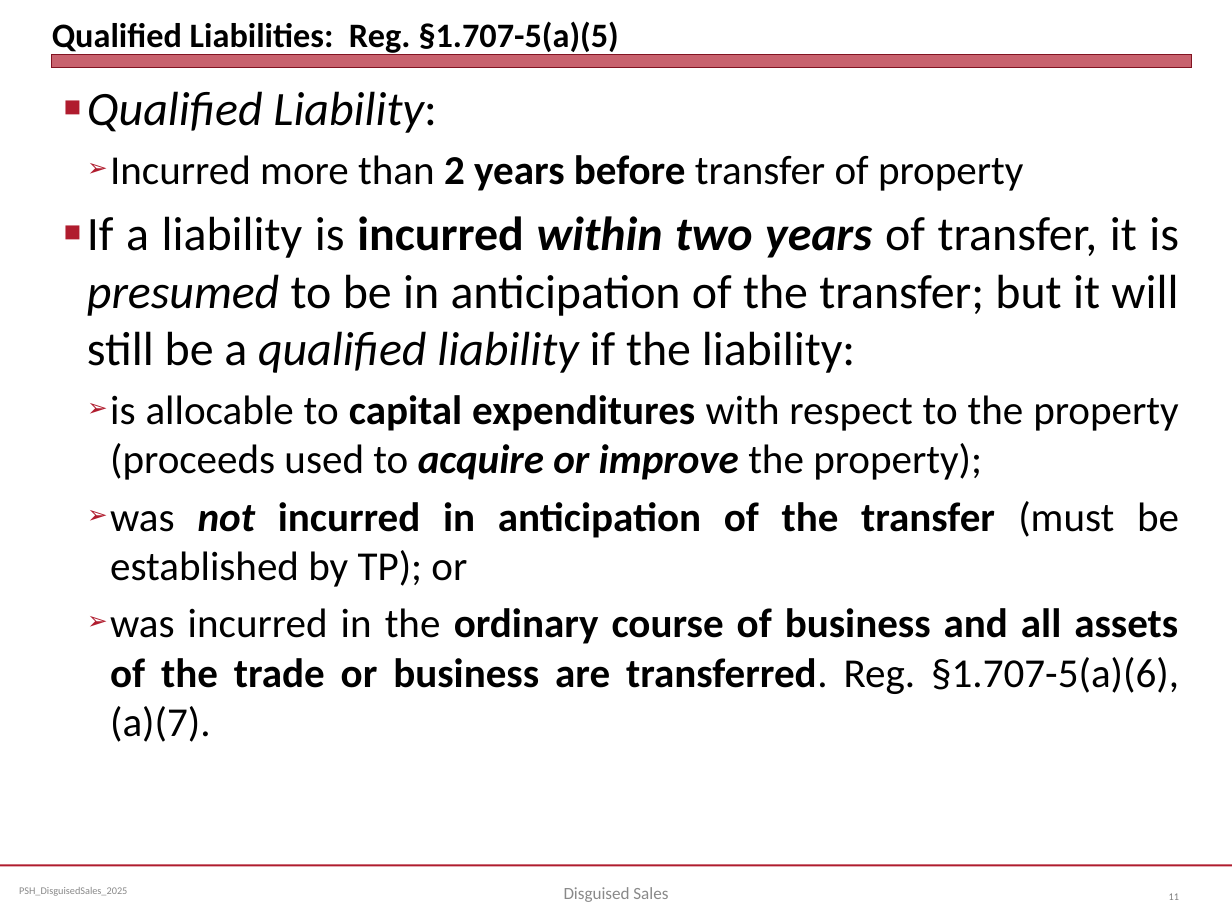
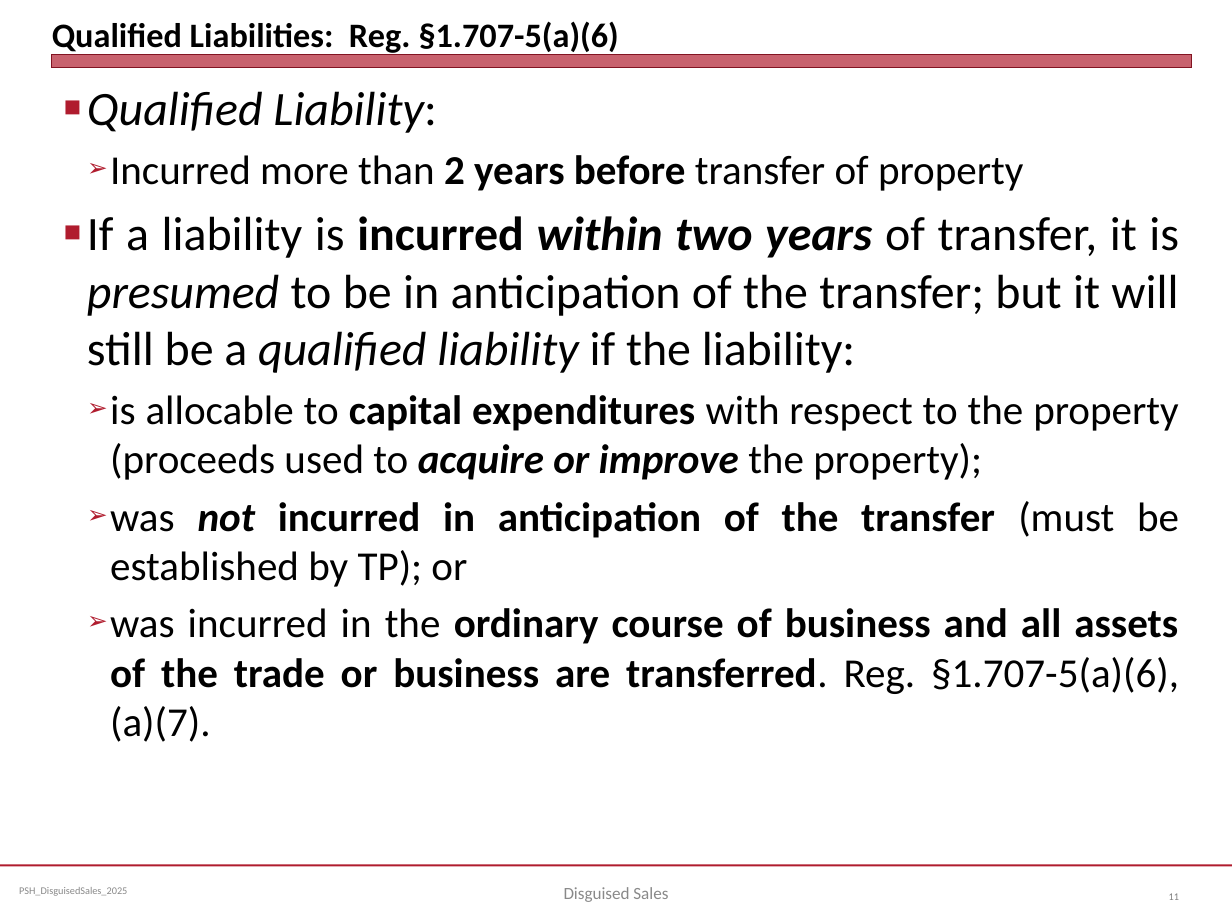
Before and after one commit to jmc877/Partnership-Tax, a slide deck: slide 11 of slides/PSH_DisguisedSales_2025.pptx. Drawn at 1232x924 pixels with LibreOffice and Linux fonts; fonts in the diff are those of the drawing. Boxes give left, top, right and bottom in pixels: in the first picture for what was removed or moved away, otherwise in the second. Text is boxed around its words. In the diff, an @@ line names an element or a change of style, - is before the commit and + after.

```diff
--- a/slides/PSH_DisguisedSales_2025.pptx
+++ b/slides/PSH_DisguisedSales_2025.pptx
@@ title at box(52, 21, 619, 56): text changed @@
-Qualified Liabilities: Reg. §1.707-5(a)(5)
+Qualified Liabilities: Reg. §1.707-5(a)(6)
```
Also in this commit, not shown: 5 other slides changed.
